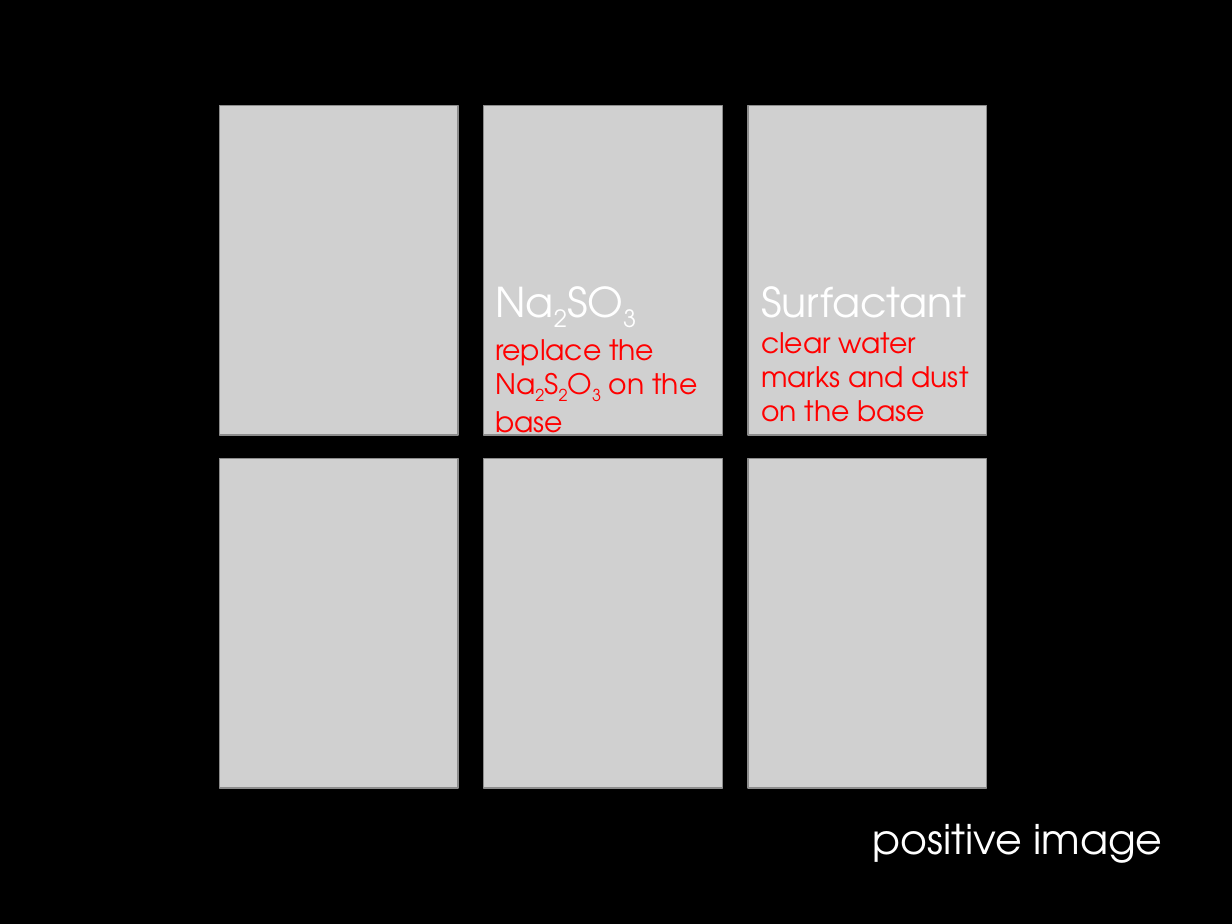
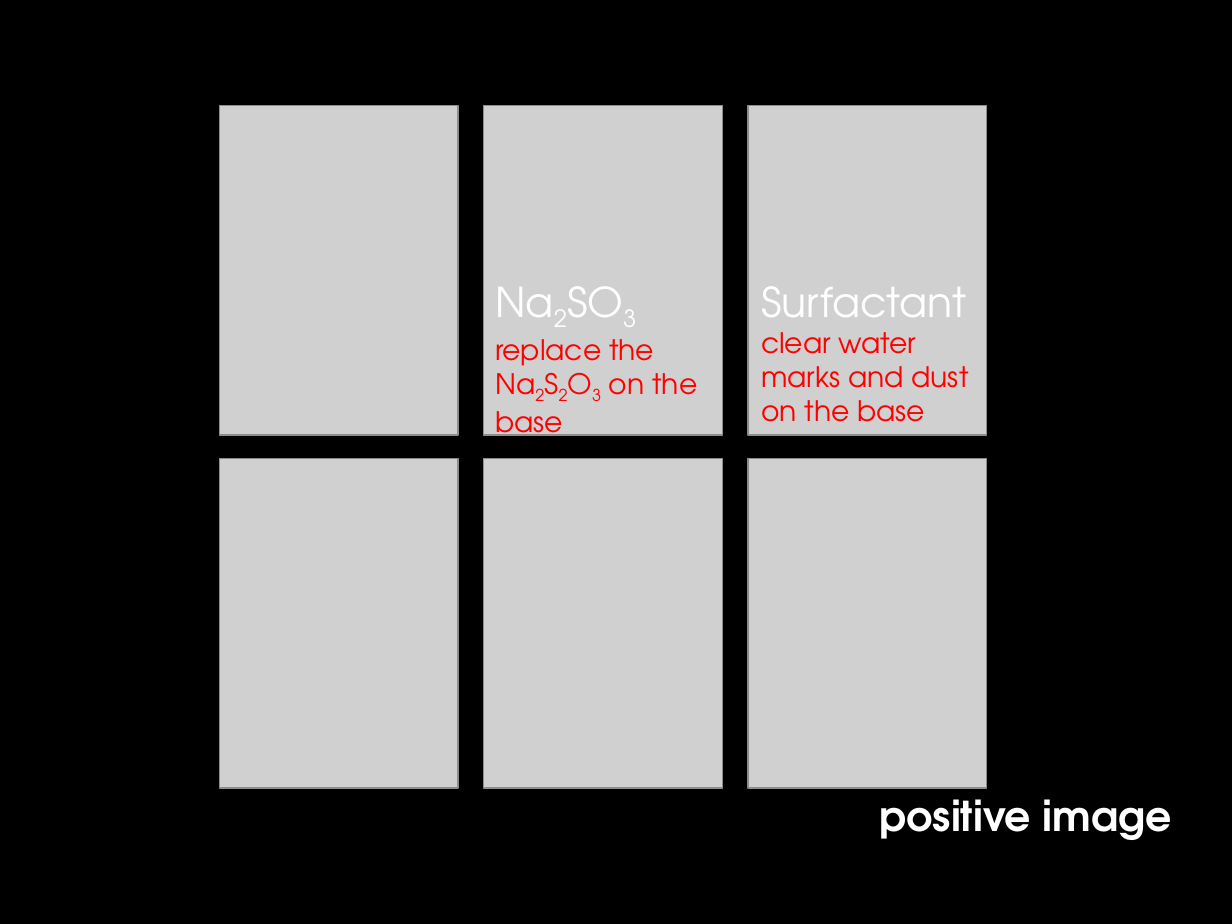
Before and after one commit to Dafrok/feeshy.github.io, a slide deck: slide 7 of photography/bnw_chem.ppsx. Drawn at 1232x924 pixels with LibreOffice and Linux fonts; fonts in the diff are those of the drawing; grey boxes stand for pictures; background and template pictures are left out. Boxes give left, top, right and bottom in pixels: in the first picture for what was removed or moved away, otherwise in the second. Text is boxed around its words. In the diff, an @@ line names an element or a change of style, - is before the commit and + after.

```diff
--- a/photography/bnw_chem.ppsx
+++ b/photography/bnw_chem.ppsx
@@ title "positive image": place and size @@
-title "positive image" at box(872, 823, 1162, 863)
+title "positive image" at box(880, 787, 1172, 840)
@@ title "positive image" at box(880, 787, 1172, 840): bold on; alignment right to left; line spacing 1 to 0.9; vertical alignment top to middle @@
```
Also in this commit, not shown: 7 other slides changed.
